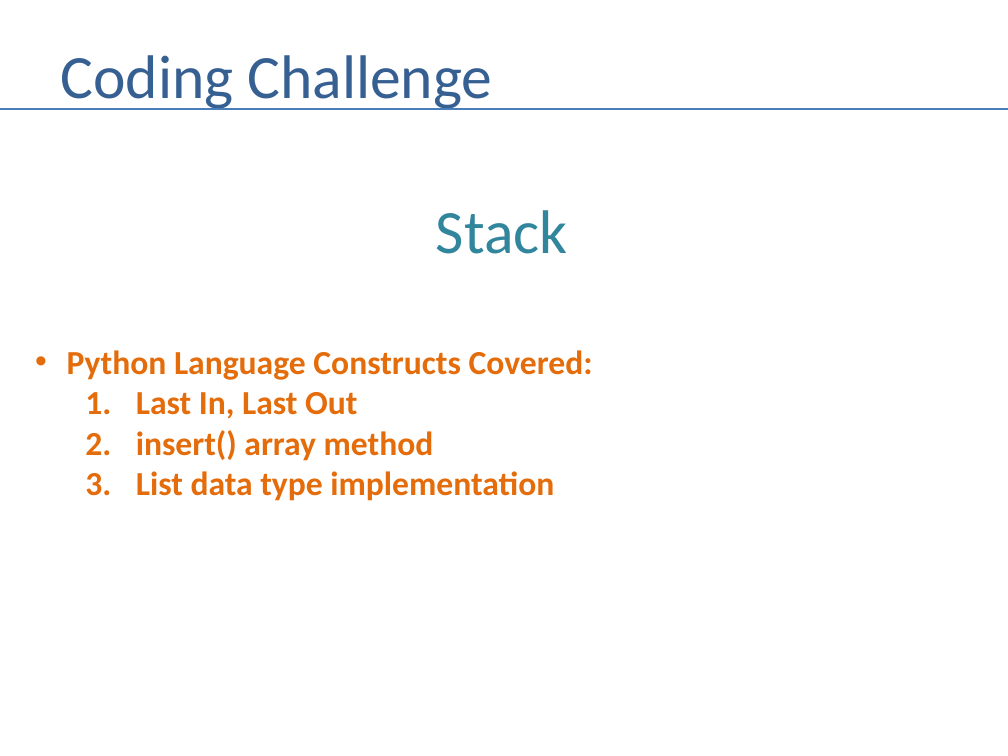
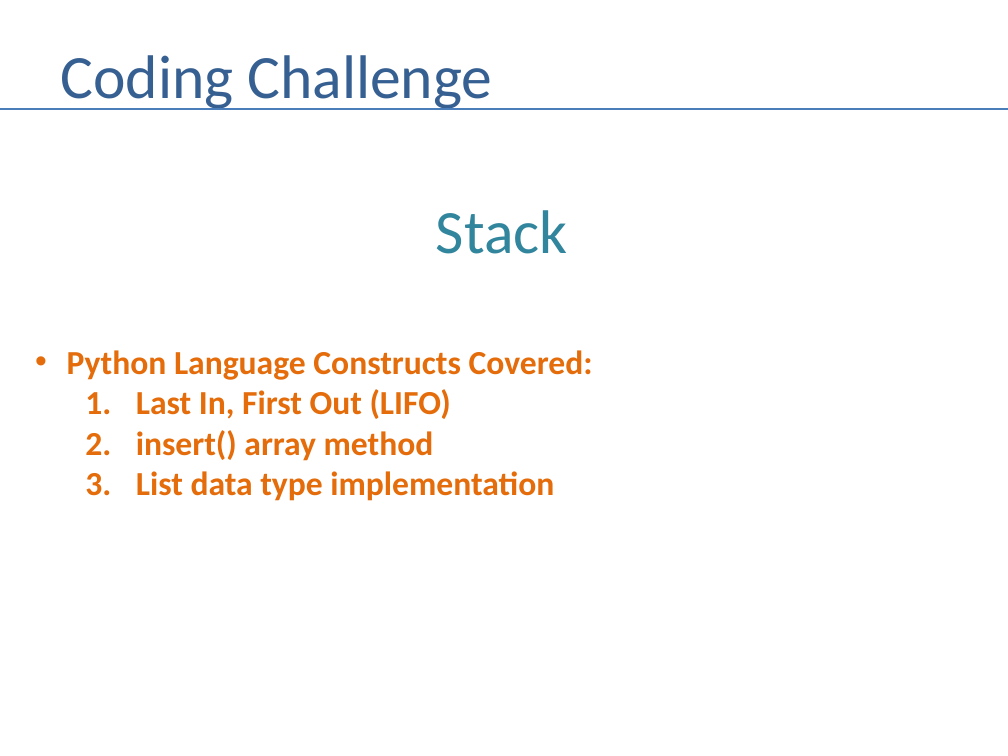
Before and after one commit to andrewferlitsch/Portland-Data-Science-Group, a slide deck: slide 21 of Presentations/Whiteboarding.pptx. Drawn at 1008x756 pixels with LibreOffice and Linux fonts; fonts in the diff are those of the drawing. Boxes give left, top, right and bottom in pixels: in the first picture for what was removed or moved away, otherwise in the second. Text is boxed around its words. In the diff, an @@ line names an element or a change of style, - is before the commit and + after.

Commit message:
fix typos in whiteboarding presentation

```diff
--- a/Presentations/Whiteboarding.pptx
+++ b/Presentations/Whiteboarding.pptx
@@ text at (136, 389, 451, 419): text changed @@
-  1. Last In, Last Out
+  1. Last In, First Out (LIFO)
```
Also in this commit, not shown: 8 other slides changed.
